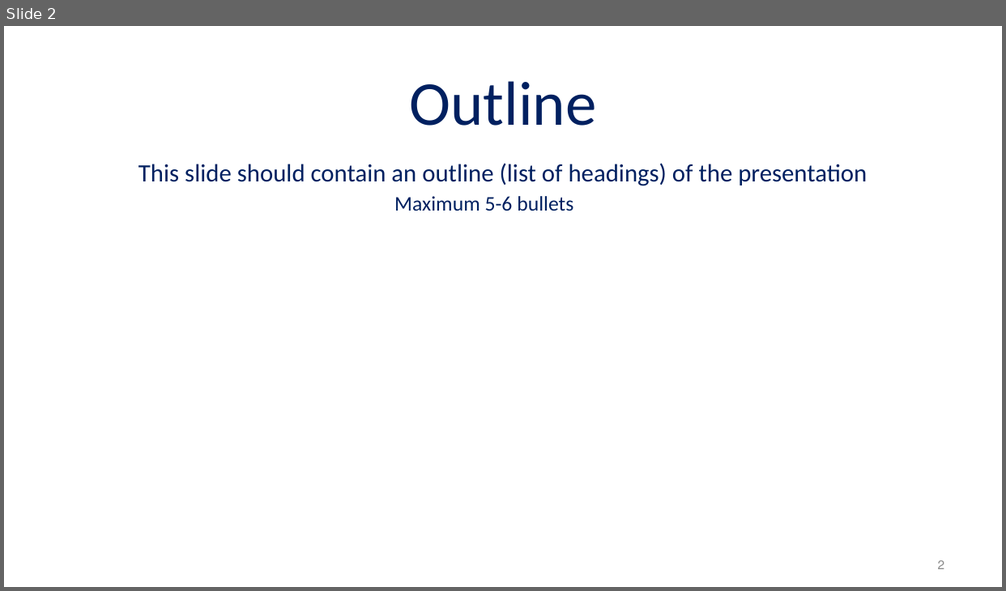
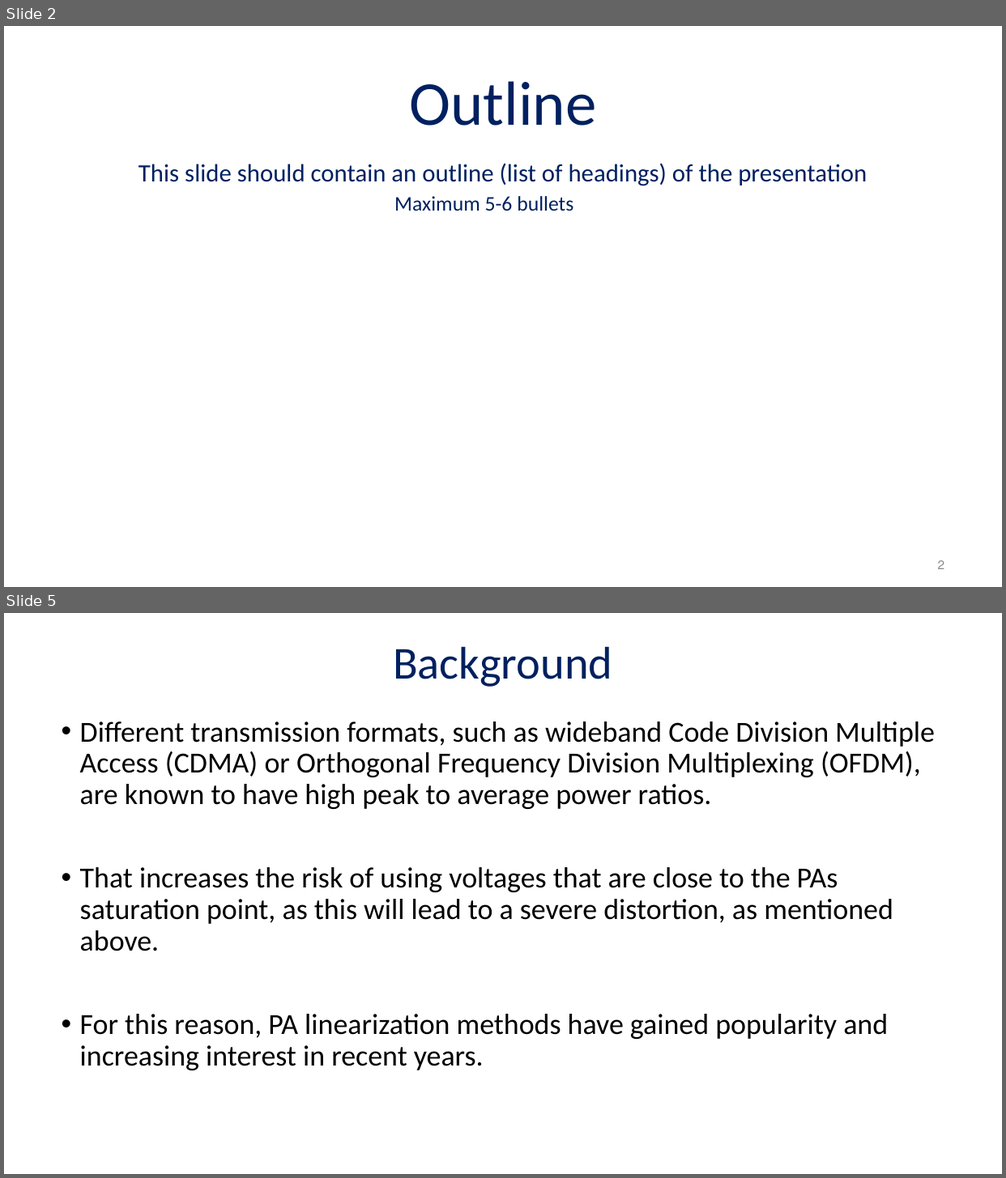
Before and after one commit to AdirCN/DPD, a slide deck: documents/Final Presentation.pptx. Shown one above the other, each under a label of ours: slide 2 before the commit, slides 2 and 5 after it; the slides between them are not shown. The pictures are 1006x591 and 1006x1178 pixels, drawn with LibreOffice and Linux fonts; fonts in the diff are those of the drawing. Boxes give left, top, right and bottom in pixels: in the first picture for what was removed or moved away, otherwise in the second. Text is boxed around its words. In the diff, an @@ line names an element or a change of style, - is before the commit and + after.

```diff
--- a/documents/Final Presentation.pptx
+++ b/documents/Final Presentation.pptx
@@ slide 5 added at bbox=[4, 613, 1002, 1174], background #FFFFFF @@
@@ text added at bbox=[393, 646, 612, 687], 44 pt, text #002060 @@
+Background
@@ text added at bbox=[80, 722, 935, 1071], 28 pt, text #000000 @@
+• Different transmission formats, such as wideband Code Division Multiple Access (CDMA) or Orthogonal Frequency Division Multiplexing (OFDM), are known to have high peak to average power ratios.
+• That increases the risk of using voltages that are close to the PAs saturation point, as this will lead to a severe distortion, as mentioned above.
+• For this reason, PA linearization methods have gained popularity and increasing interest in recent years.
```
Also in this commit, not shown: 1 slide changed, 23 other slides added, 1 slide removed, 1 other file.
